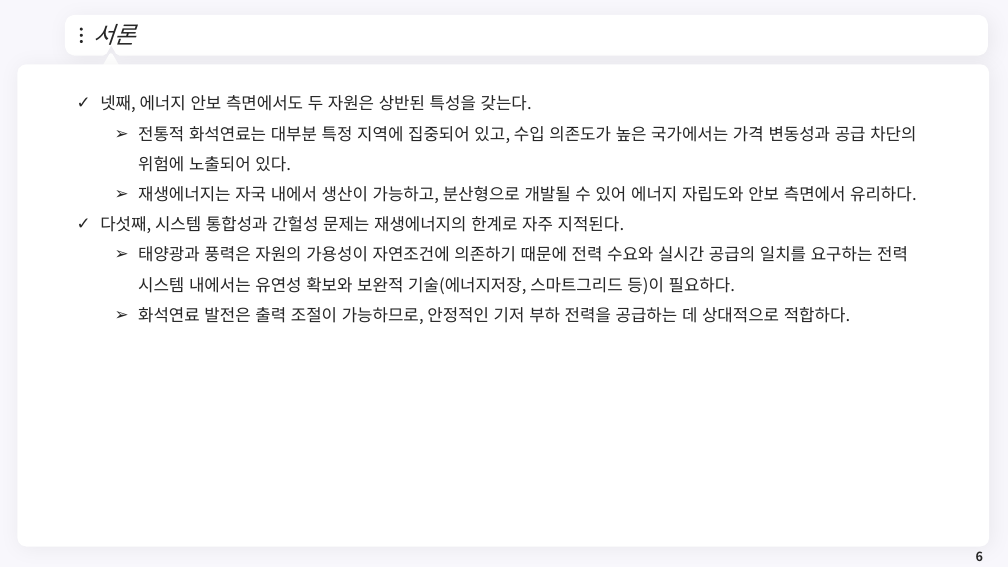
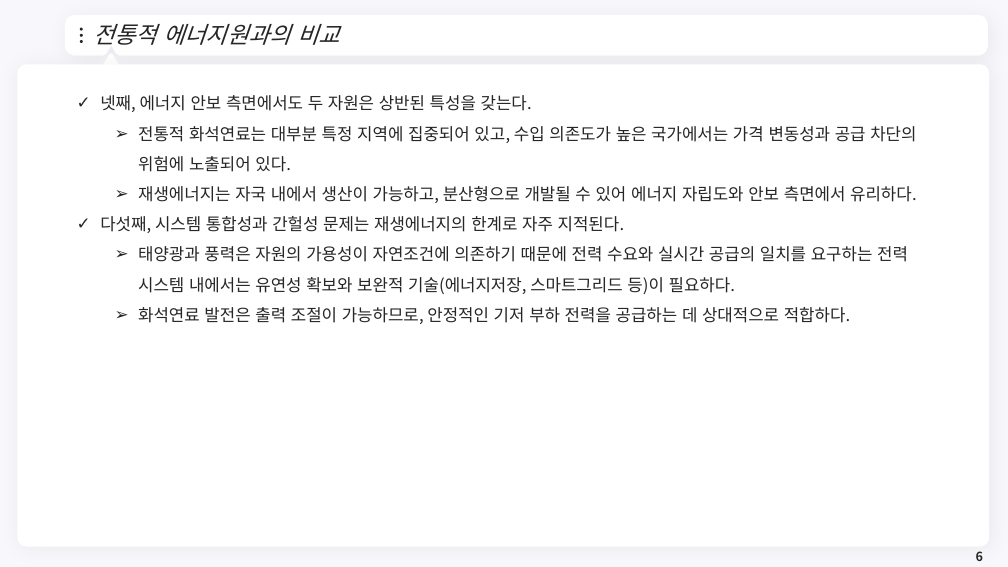
Before and after one commit to meandthey/Teaching, a slide deck: slide 6 of 에너지경제학/자원에너지경제학_Chapter_6 (재생에너지).pptx. Drawn at 1008x567 pixels with LibreOffice and Linux fonts; fonts in the diff are those of the drawing; background and template pictures are left out. Boxes give left, top, right and bottom in pixels: in the first picture for what was removed or moved away, otherwise in the second. Text is boxed around its words. In the diff, an @@ line names an element or a change of style, - is before the commit and + after.

```diff
--- a/에너지경제학/자원에너지경제학_Chapter_6 (재생에너지).pptx
+++ b/에너지경제학/자원에너지경제학_Chapter_6 (재생에너지).pptx
@@ title at (x1=93, y1=24, x2=339, y2=45): text changed @@
-서론
+전통적 에너지원과의 비교
```
Also in this commit, not shown: 2 other slides changed, 23 slides added.
